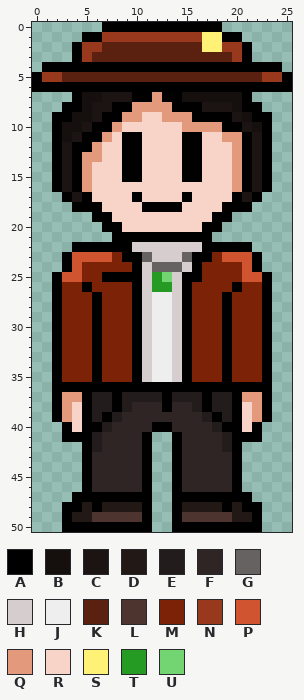
File history of a pixel-art file, SIMON.ase. Above is the file before it was changed.
26x51 pixels, 1 frame. Colours within 5 levels of each other are drawn and written as one.
Palette (. is transparent): A #000000  B #150f0e  C #1c1413  D #221815  E #221c1c  F #302525  G #676262  H #d6cece  J #eeeeee  K #5a2110  L #4e342e  M #7c2207  N #98391d  P #cf542f  Q #e3997c  R #f8d4c8  S #fff176  T #259b24  U #72d572
Pixels before, first column x 0:
 0 .......AAAAAAAAAAAA.......
 1 .....AANNNNNNNNNNSSAA.....
 2 ....ANNKKKKKKKKKKSSNNA....
 3 ....ANKKKKKKKKKKKKKKNA....
 4 .AAAAAAAAAAAAAAAAAAAAAAAA.
 5 ANNKKKKKKKKKKKKKKKKKKKKNNA
 6 AAAAAAAAAAAAAAAAAAAAAAAAAA
 7 ....ABBCCCAAQAABBBBBBA....
 8 ...AABCCAAQQQQAAACCCBAA...
 9 ..AABBCAAQQRRQQQAAAACBAA..
10 ..ABBCAAQRRRRRRQQQQAACBA..
11 ..ABCAAQRAARRRRAARRQQACA..
12 ..ACAAQRRAARRRRAARRRQACA..
13 ..ACAQQRRAARRRRAARRRQACA..
14 ..ACAQRRRAARRRRAARRRQACA..
15 ..ACAQRRRAARRRRAARRRQACA..
16 ..ACAQRRRRRRRRRRRRRRQACA..
17 ...ACARRRRARRRRARRRRACA...
18 ....AAARRRRAAAARRRRAAA....
19 ......AARRRRRRRRRRAA......
20 .......AARRRRRRRRAA.......
21 ........AAAAAAAAAA........
22 ....AAAAAAHHHHHHHAAAAA....
23 ...APPPPMAAGHHHGAAMPPPA...
24 ...APMMMMMAHGGGHAMMMMPA...
25 ..APPMMAAAAHTUHAAMMMMPPA..
26 ..AMMAMMMMAHTTHAMMMMAMMA..
27 ..AMMMAMMMAHJJHAMMMAMMMA..
28 ..AMMMAMMMAHJJHAMMMAMMMA..
29 ..AMMMAMMMAHJJHAMMMAMMMA..
30 ..AMMMAMMMAHJJHAMMMAMMMA..
31 ..AMMMAMMMAHJJHAMMMAMMMA..
32 ..AMMMAMMMAHJJHAMMMAMMMA..
33 ..AMMMAMMMAHJJHAMMMAMMMA..
34 ..AMMMAMMMAHJJHAMMMAMMMA..
35 ..AMMMAMMMAHJJHAMMMAMMMA..
36 ..AAAAAAAAAAAAAAAAAAAAAA..
37 ..AQQAEEAEEEEAEEEAEEAQQA..
38 ..AQRAEEAEFFFAFFEAEEARQA..
39 ..AQRAEAEFFFFFFFFEAEARQA..
40 ...ARAAEFFFFAAFFFFEAARA...
41 ...AAAEFFFFA..AFFFFEAAA...
42 .....AEFFFFA..AFFFFEA.....
43 .....AFFFFFA..AFFFFFA.....
44 .....AFFFFFA..AFFFFFA.....
45 .....AFFFFFA..AFFFFFA.....
46 .....AFFFFFA..AFFFFFA.....
47 ....AAAAAAAA..AAAAAAAA....
48 ...AADADDDDA..ADDDDADAA...
49 ...ADDLLLLLA..ALLLLLDDA...
50 ...AAAAAAAAA..AAAAAAAAA...
The same view after the edit:
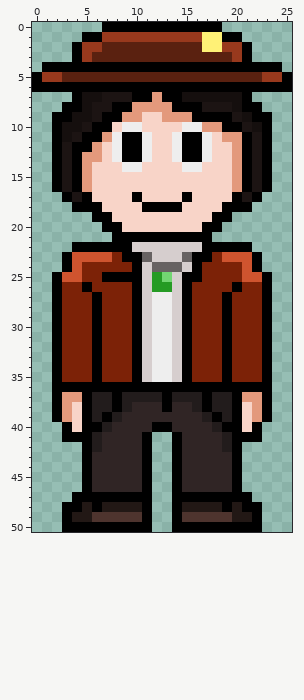
Changes in this commit:
{"y":10,"x":8,"old":"QRR","new":"RJJ"}
{"y":10,"x":15,"old":"QQ","new":"JJ"}
{"y":11,"x":8,"old":"R","new":"J"}
{"y":11,"x":11,"old":"R","new":"J"}
{"y":11,"x":14,"old":"R","new":"J"}
{"y":11,"x":17,"old":"R","new":"J"}
{"y":12,"x":8,"old":"R","new":"J"}
{"y":12,"x":11,"old":"R","new":"J"}
{"y":12,"x":14,"old":"R","new":"J"}
{"y":12,"x":17,"old":"R","new":"J"}
{"y":13,"x":8,"old":"R","new":"J"}
{"y":13,"x":11,"old":"R","new":"J"}
{"y":13,"x":14,"old":"R","new":"J"}
{"y":13,"x":17,"old":"R","new":"J"}
{"y":14,"x":9,"old":"AA","new":"JJ"}
{"y":14,"x":15,"old":"AA","new":"JJ"}
{"y":15,"x":9,"old":"AA","new":"RR"}
{"y":15,"x":15,"old":"AA","new":"RR"}
{"label":"changed","picture_box":[112,122,212,182]}
